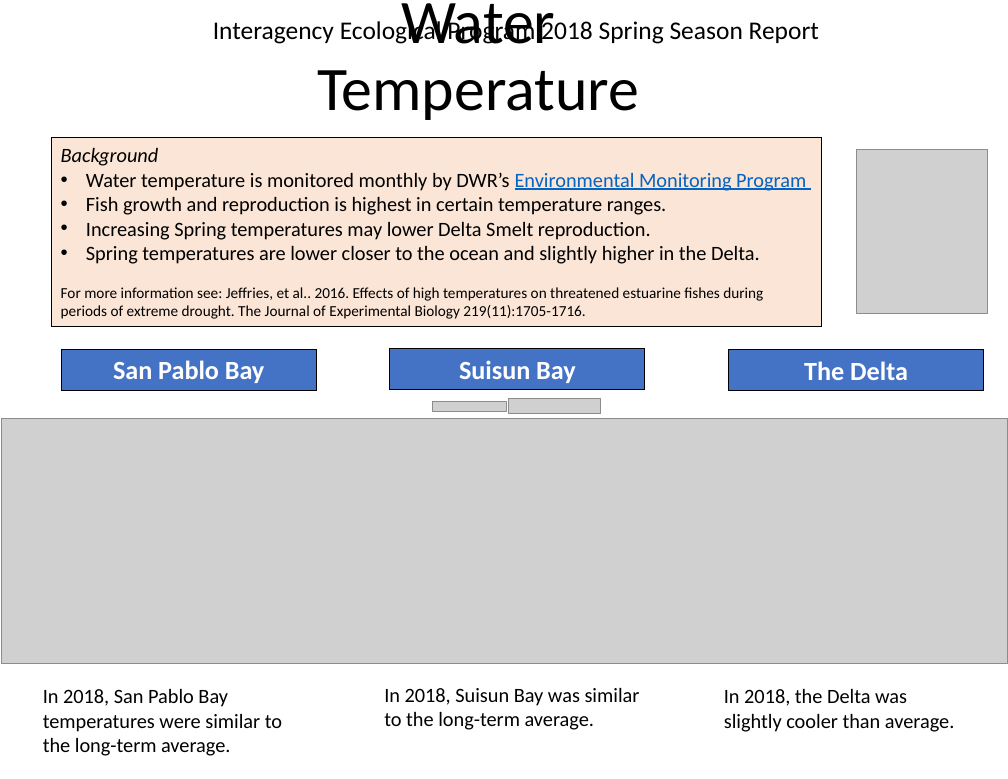
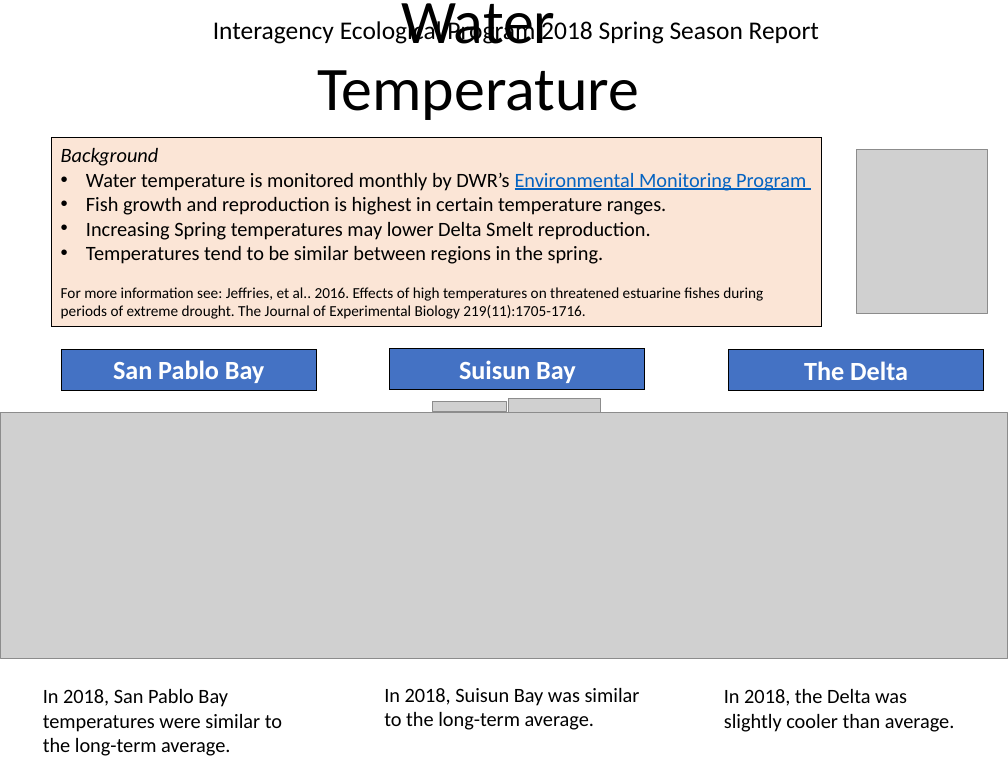
Before and after one commit to InteragencyEcologicalProgram/Status-and-Trends, a slide deck: slide 3 of spring_report/SeasonalMonitoring Spring 2018 9MAR2020.pptx. Drawn at 1008x779 pixels with LibreOffice and Linux fonts; fonts in the diff are those of the drawing; grey boxes stand for pictures. Boxes give left, top, right and bottom in pixels: in the first picture for what was removed or moved away, otherwise in the second. Text is boxed around its words. In the diff, an @@ line names an element or a change of style, - is before the commit and + after.

Commit message:
Spring report updates

```diff
--- a/spring_report/SeasonalMonitoring Spring 2018 9MAR2020.pptx
+++ b/spring_report/SeasonalMonitoring Spring 2018 9MAR2020.pptx
@@ text in rectangle at [86, 246, 604, 264]: text changed @@
-• Spring temperatures are lower closer to the ocean and slightly higher in the Delta.
+• Temperatures tend to be similar between regions in the spring.
@@ picture: place and size @@
-picture at [2, 418, 1008, 663]
+picture at [1, 413, 1007, 659]
```
Also in this commit, not shown: 3 other slides changed, 2 other files.
